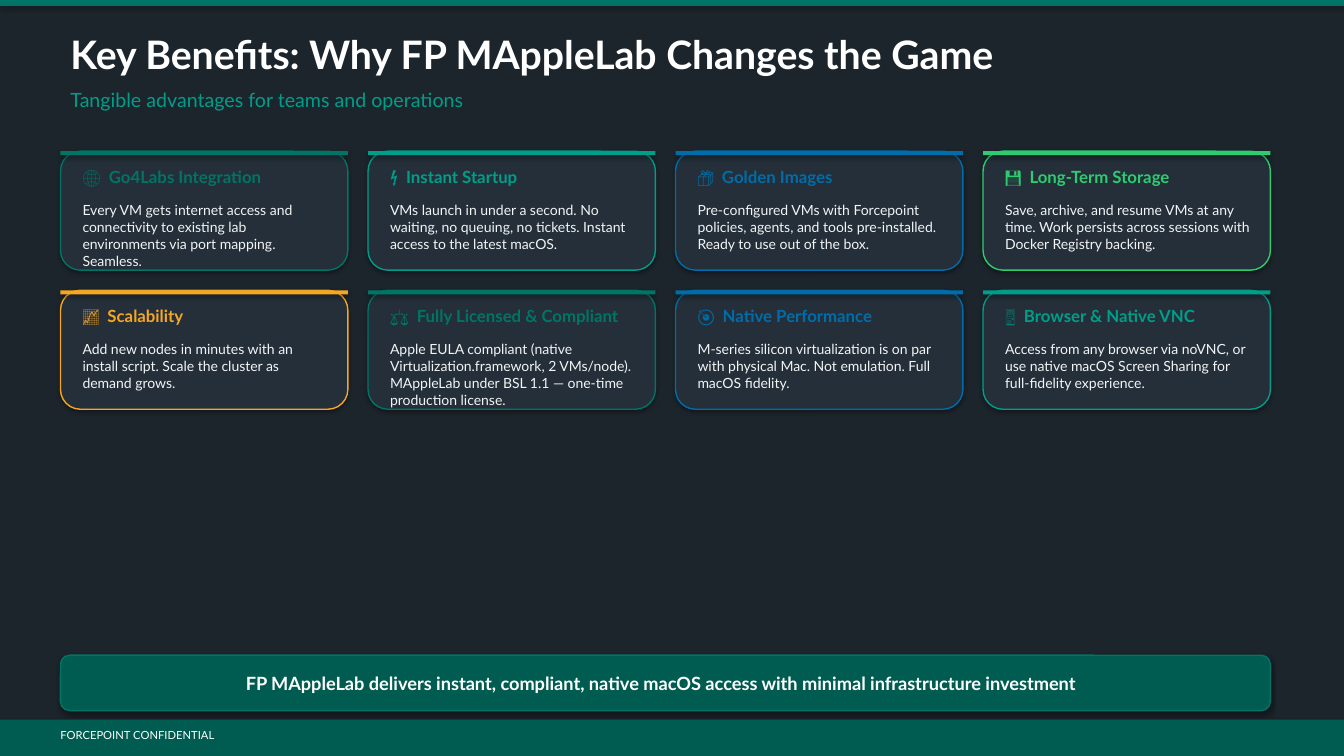
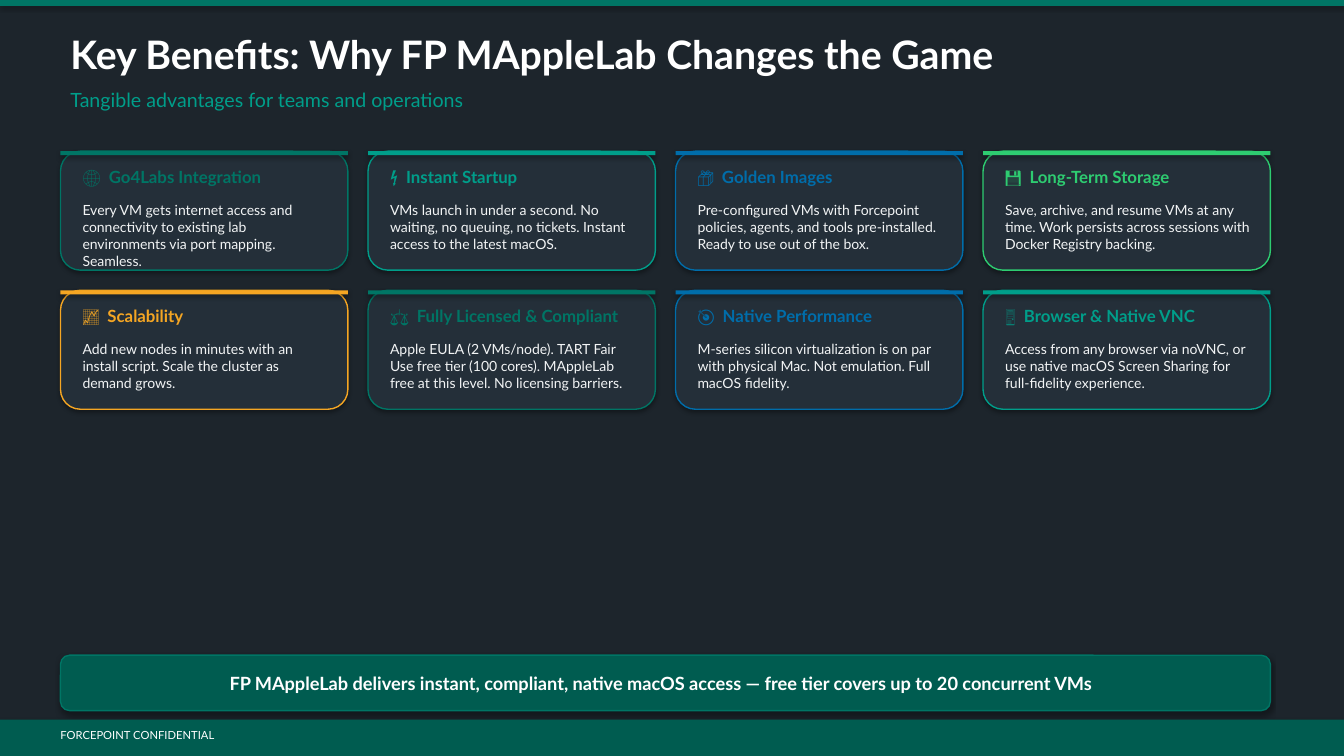
Before and after one commit to sabatico/MappleLab, a slide deck: slide 5 of docs/PR/FP_MAppleLab_Executive_Presentation.pptx. Drawn at 1344x756 pixels with LibreOffice and Linux fonts; fonts in the diff are those of the drawing. Boxes give left, top, right and bottom in pixels: in the first picture for what was removed or moved away, otherwise in the second. Text is boxed around its words. In the diff, an @@ line names an element or a change of style, - is before the commit and + after.

```diff
--- a/docs/PR/FP_MAppleLab_Executive_Presentation.pptx
+++ b/docs/PR/FP_MAppleLab_Executive_Presentation.pptx
@@ text at bbox=[390, 343, 622, 391]: text changed @@
-Apple EULA compliant (native Virtualization.framework, 2 VMs/node). MAppleLab under BSL 1.1 — one-time production license.
+Apple EULA (2 VMs/node). TART Fair Use free tier (100 cores). MAppleLab free at this level. No licensing barriers.
@@ text at bbox=[230, 676, 1092, 693]: text changed @@
-FP MAppleLab delivers instant, compliant, native macOS access with minimal infrastructure investment
+FP MAppleLab delivers instant, compliant, native macOS access — free tier covers up to 20 concurrent VMs
```
Also in this commit, not shown: 5 other slides changed, 1 slide added, 3 other files.
